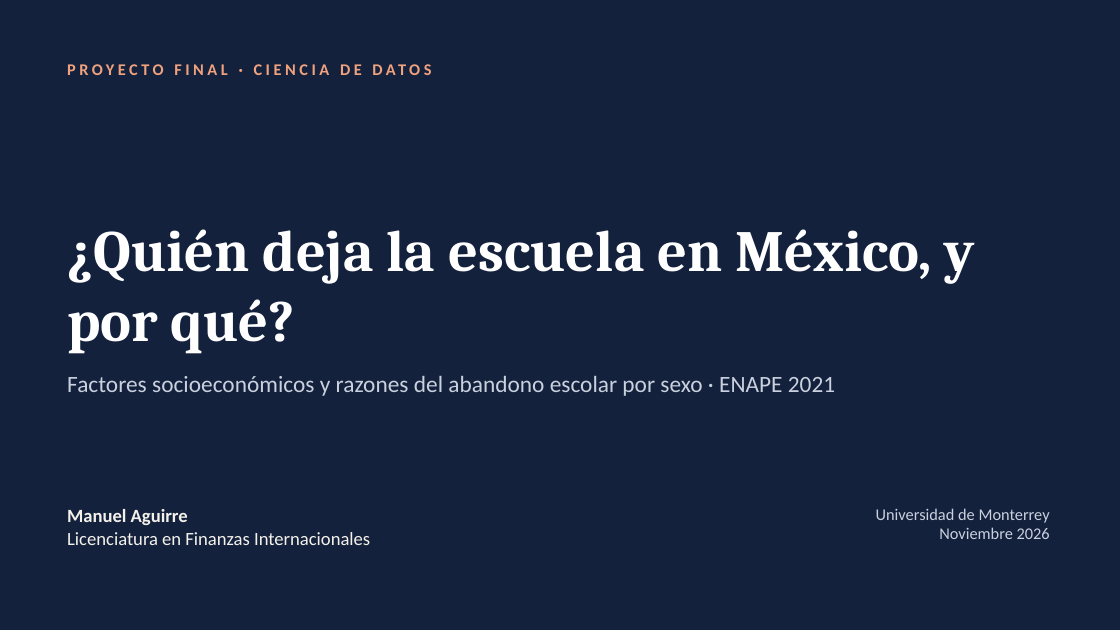
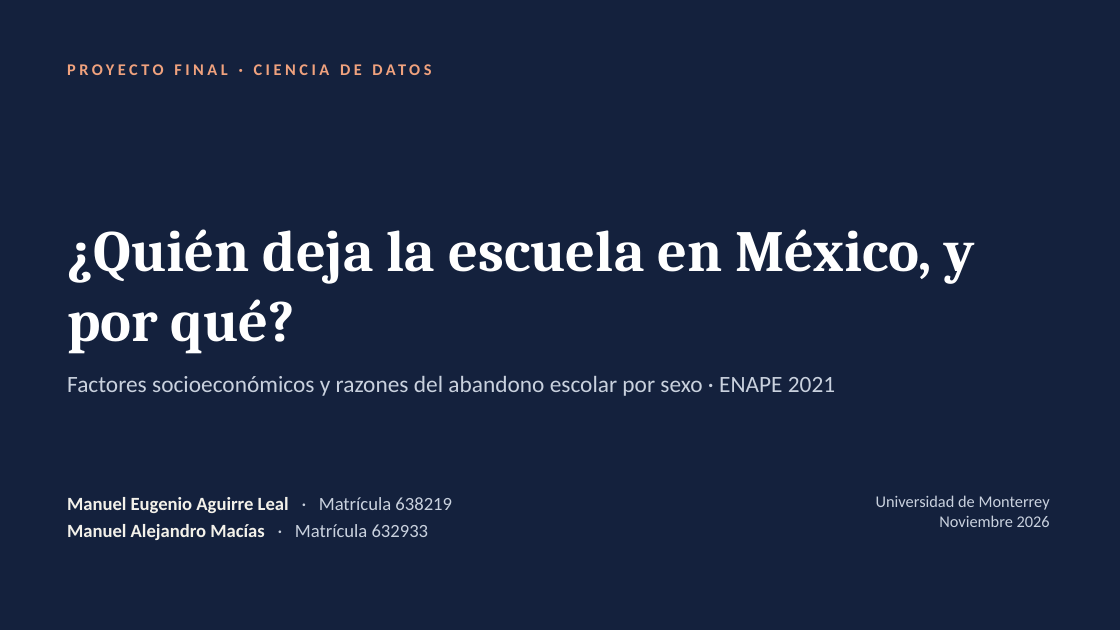
Before and after one commit to manuelaguirrel-a11y/Clase-Datos, a slide deck: slide 1 of Proyecto final/Presentacion_Abandono_Escolar_ENAPE2021.pptx. Drawn at 1120x630 pixels with LibreOffice and Linux fonts; fonts in the diff are those of the drawing. Boxes give left, top, right and bottom in pixels: in the first picture for what was removed or moved away, otherwise in the second. Text is boxed around its words. In the diff, an @@ line names an element or a change of style, - is before the commit and + after.

```diff
--- a/Proyecto final/Presentacion_Abandono_Escolar_ENAPE2021.pptx
+++ b/Proyecto final/Presentacion_Abandono_Escolar_ENAPE2021.pptx
@@ text at <box>67,497,452,540</box>: text changed; bold on @@
-Manuel Aguirre
-Licenciatura en Finanzas Internacionales
+Manuel Eugenio Aguirre Leal · Matrícula 638219
+Manuel Alejandro Macías · Matrícula 632933
@@ text "Universidad de Monterrey": place and size @@
-text "Universidad de Monterrey" at <box>876,508,1050,539</box>
+text "Universidad de Monterrey" at <box>876,495,1050,527</box>
```
Also in this commit, not shown: 1 other file.
